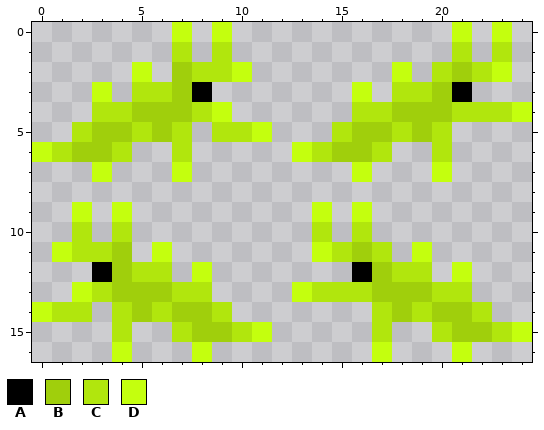
A pixel-art sprite gets an edit: client/img/lizard.png. This is how it looked before the edit.
The file is 25x17 pixels.
Palette (. is transparent): A #000000  B #a0cf0c  C #b1e60d  D #c4ff0e
Pixels before, first column x 0:
 0 .......D.D...........D.D.
 1 .......C.C...........C.C.
 2 .....D.BCCD.......D.CBCD.
 3 ...D.CCBA.......D.CCBA...
 4 ...CCBBBCD......CCBBBCCCD
 5 ..CBBCBC.CCD...CBBCBC....
 6 DCBBC..C.....DCBBC..C....
 7 ...D...D........D...D....
 8 .........................
 9 ..D.D.........D.D........
10 ..C.C.........C.C........
11 .DCCB.D.......DCBC.D.....
12 ...ABCC.D.......ABCC.D...
13 ..DCBBBCC....DCCCBBBCC...
14 DCC.CBCBBC.......CBCBBC..
15 ....C..CBBCD.....C..CBBCD
16 ....D...D........D...D...
After the commit:
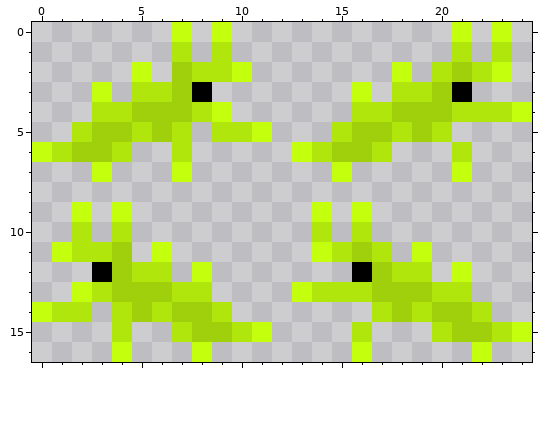
From old to new:
Changed rows in their new state; - is an unchanged pixel.
first column x 15:
 6 -----.C
 7 D.---.D
first column x 16:
15 C.-----
16 D.---.D
